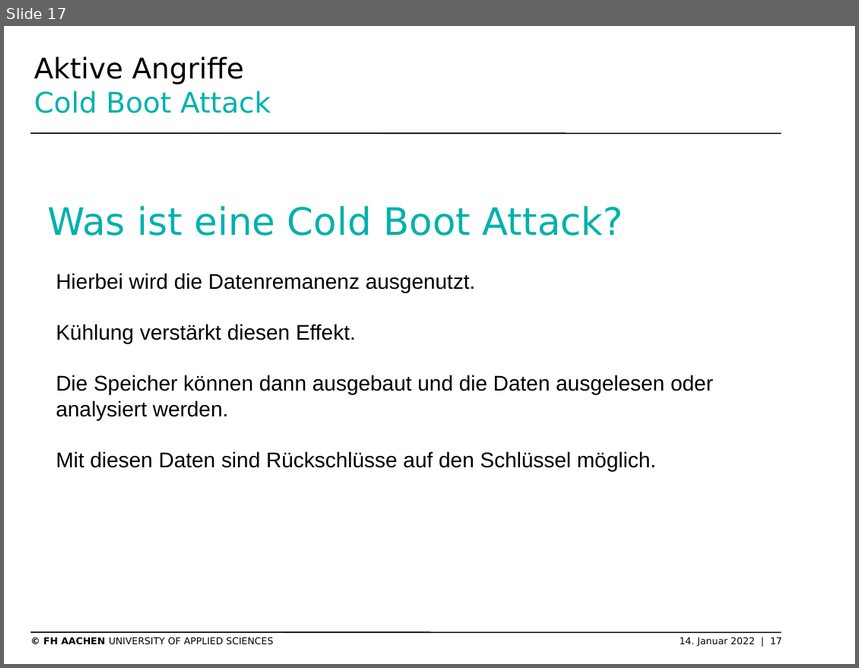
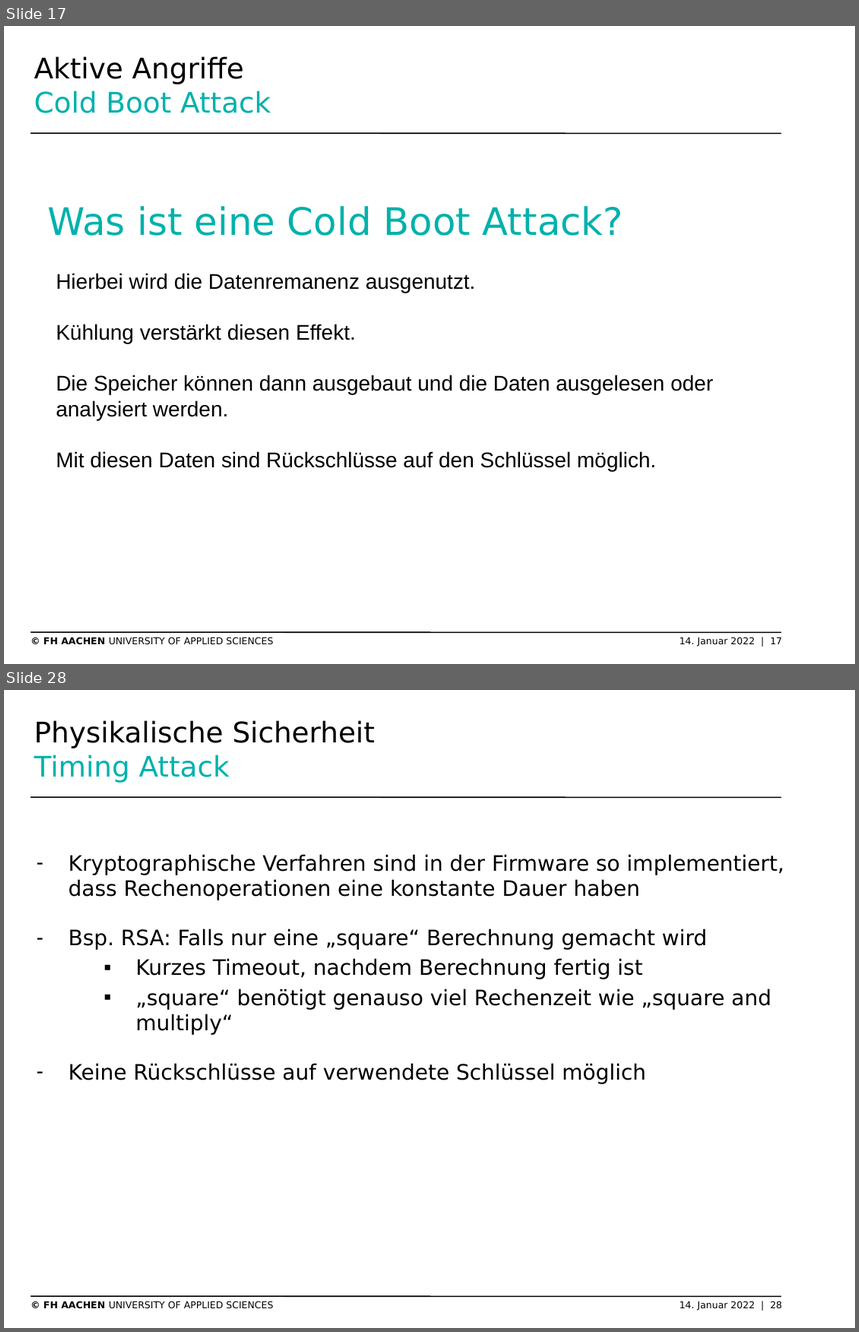
Before and after one commit to SchmickHub/Bachmann---Dahlhaus, a slide deck: HSM Mick(müssen noch zusammengefügt werden).pptx. Shown one above the other, each under a label of ours: slide 17 before the commit, slides 17 and 28 after it; the slides between them are not shown. The pictures are 859x668 and 859x1332 pixels, drawn with LibreOffice and Linux fonts; fonts in the diff are those of the drawing; background and template pictures are left out. Boxes give left, top, right and bottom in pixels: in the first picture for what was removed or moved away, otherwise in the second. Text is boxed around its words. In the diff, an @@ line names an element or a change of style, - is before the commit and + after.

```diff
--- a/HSM Mick(müssen noch zusammengefügt werden).pptx
+++ b/HSM Mick(müssen noch zusammengefügt werden).pptx
@@ slide 28 added at (x1=4, y1=690, x2=855, y2=1328), background #FFFFFF; not listed: 3 template elements that a slide beside it also shows @@
@@ title added at (x1=34, y1=720, x2=375, y2=782), 24 pt, text #000000 @@
+Physikalische Sicherheit
+Timing Attack
@@ text added at (x1=69, y1=854, x2=785, y2=1084), 18 pt, text #000000 @@
+– Kryptographische Verfahren sind in der Firmware so implementiert, dass Rechenoperationen eine konstante Dauer haben
+  – Bsp. RSA: Falls nur eine „square“ Berechnung gemacht wird
+    ▪ Kurzes Timeout, nachdem Berechnung fertig ist
+    ▪ „square“ benötigt genauso viel Rechenzeit wie „square and multiply“
+  – Keine Rückschlüsse auf verwendete Schlüssel möglich
```
Also in this commit, not shown: 5 slides changed, 25 other slides added.
